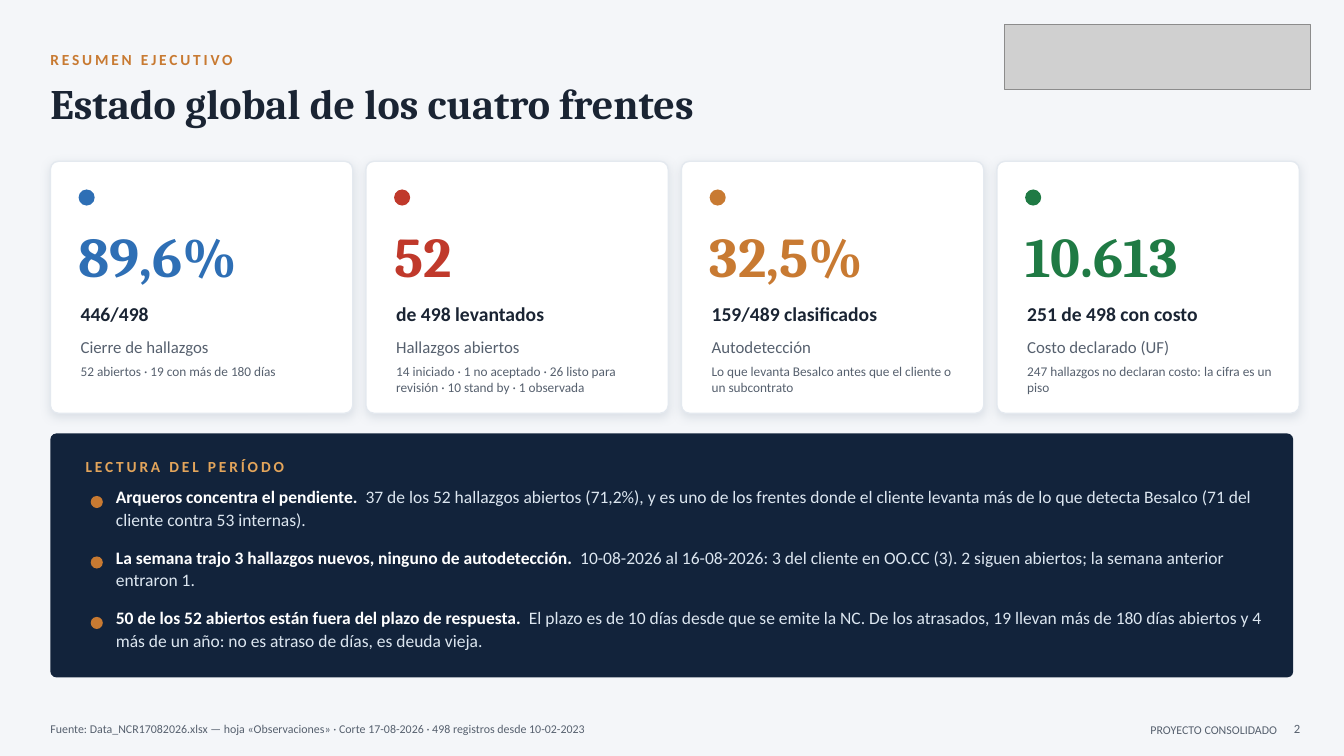
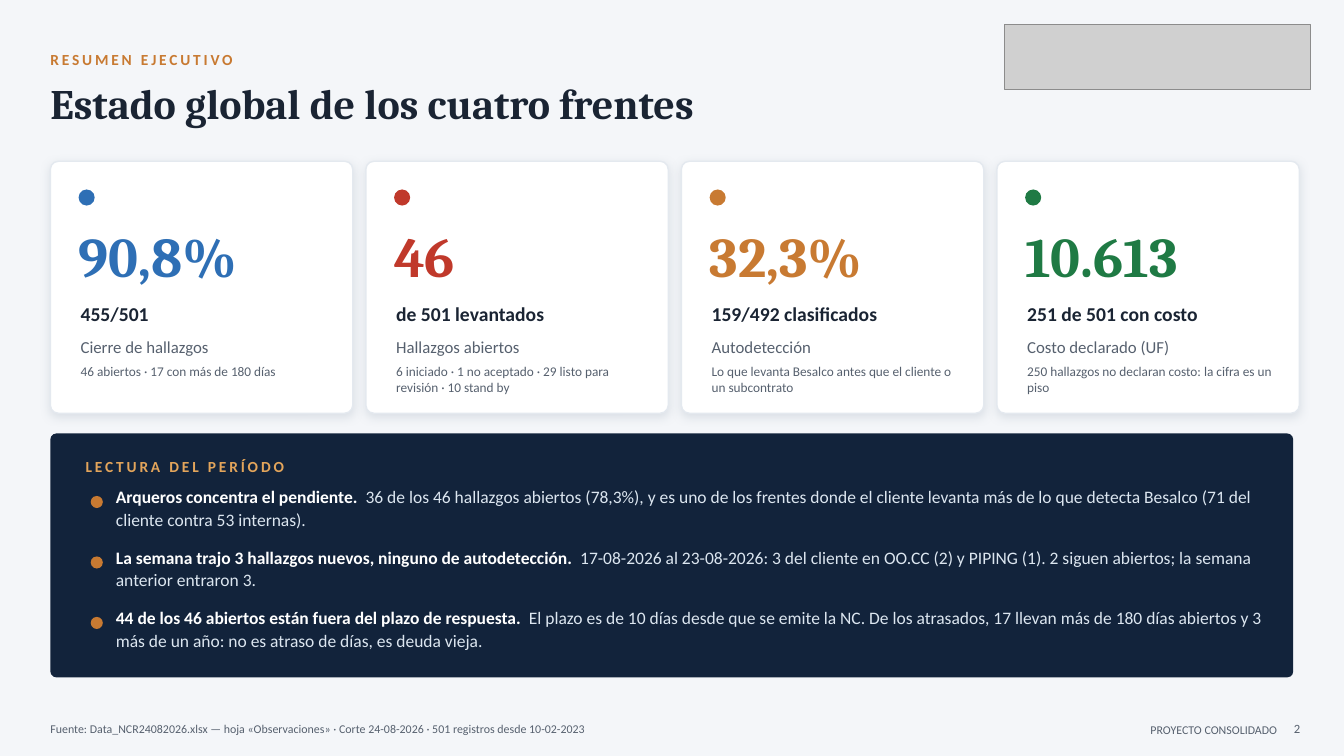
Before and after one commit to tdkvalex/Dashboard-HSEQ, a slide deck: slide 2 of modulo_nc/Panel_No_Conformidades.pptx. Drawn at 1344x756 pixels with LibreOffice and Linux fonts; fonts in the diff are those of the drawing; grey boxes stand for pictures. Boxes give left, top, right and bottom in pixels: in the first picture for what was removed or moved away, otherwise in the second. Text is boxed around its words. In the diff, an @@ line names an element or a change of style, - is before the commit and + after.

```diff
--- a/modulo_nc/Panel_No_Conformidades.pptx
+++ b/modulo_nc/Panel_No_Conformidades.pptx
@@ text at [79, 239, 237, 285]: text changed @@
-89,6%
+90,8%
@@ text at [394, 239, 455, 278]: text changed @@
-52
+46
@@ text at [710, 239, 863, 285]: text changed @@
-32,5%
+32,3%
@@ text at [81, 307, 149, 322]: text changed @@
-446/498
+455/501
@@ text at [396, 307, 544, 321]: text changed @@
-de 498 levantados
+de 501 levantados
@@ text at [712, 307, 877, 322]: text changed @@
-159/489 clasificados
+159/492 clasificados
@@ text at [1027, 307, 1197, 321]: text changed @@
-251 de 498 con costo
+251 de 501 con costo
@@ text at [81, 367, 276, 376]: text changed @@
-52 abiertos · 19 con más de 180 días
+46 abiertos · 17 con más de 180 días
@@ text at [396, 367, 609, 394]: text changed @@
-14 iniciado · 1 no aceptado · 26 listo para revisión · 10 stand by · 1 observada
+6 iniciado · 1 no aceptado · 29 listo para revisión · 10 stand by
@@ text at [1027, 367, 1272, 394]: text changed @@
-247 hallazgos no declaran costo: la cifra es un piso
+250 hallazgos no declaran costo: la cifra es un piso
@@ text at [116, 490, 1251, 529]: text changed @@
-Arqueros concentra el pendiente. 37 de los 52 hallazgos abiertos (71,2%), y es uno de los frentes donde el cliente levanta más de lo que detecta Besalco (71 del cliente contra 53 internas).
+Arqueros concentra el pendiente. 36 de los 46 hallazgos abiertos (78,3%), y es uno de los frentes donde el cliente levanta más de lo que detecta Besalco (71 del cliente contra 53 internas).
@@ text at [116, 551, 1251, 586]: text changed @@
-La semana trajo 3 hallazgos nuevos, ninguno de autodetección. 10-08-2026 al 16-08-2026: 3 del cliente en OO.CC (3). 2 siguen abiertos; la semana anterior entraron 1.
+La semana trajo 3 hallazgos nuevos, ninguno de autodetección. 17-08-2026 al 23-08-2026: 3 del cliente en OO.CC (2) y PIPING (1). 2 siguen abiertos; la semana anterior entraron 3.
@@ text at [116, 611, 1261, 650]: text changed @@
-50 de los 52 abiertos están fuera del plazo de respuesta. El plazo es de 10 días desde que se emite la NC. De los atrasados, 19 llevan más de 180 días abiertos y 4 más de un año: no es atraso de días, es deuda vieja.
+44 de los 46 abiertos están fuera del plazo de respuesta. El plazo es de 10 días desde que se emite la NC. De los atrasados, 17 llevan más de 180 días abiertos y 3 más de un año: no es atraso de días, es deuda vieja.
@@ text at [50, 725, 585, 735]: text changed @@
-Fuente: Data_NCR17082026.xlsx — hoja «Observaciones» · Corte 17-08-2026 · 498 registros desde 10-02-2023
+Fuente: Data_NCR24082026.xlsx — hoja «Observaciones» · Corte 24-08-2026 · 501 registros desde 10-02-2023
```
Also in this commit, not shown: 16 other slides changed, 3 other files.
